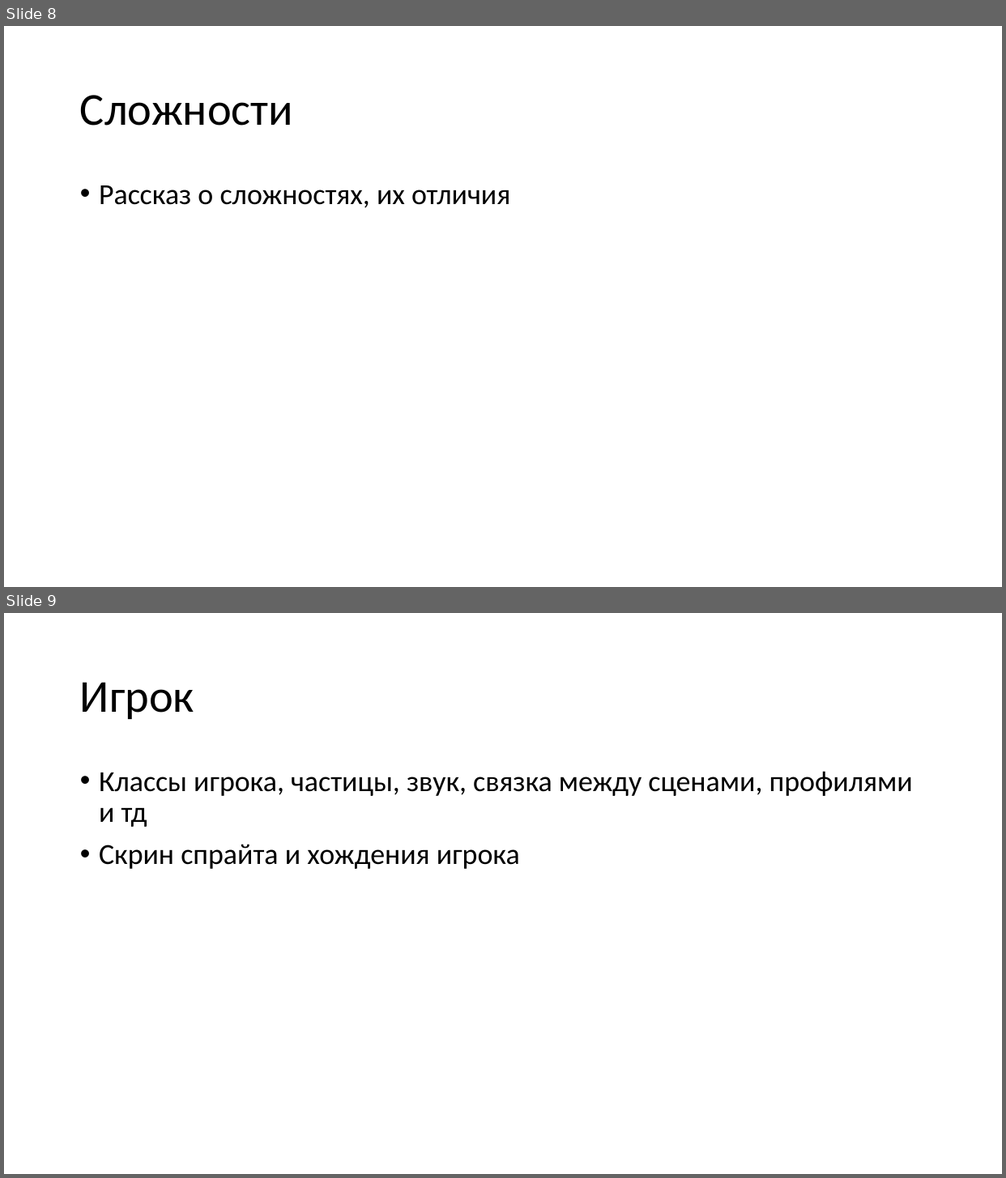
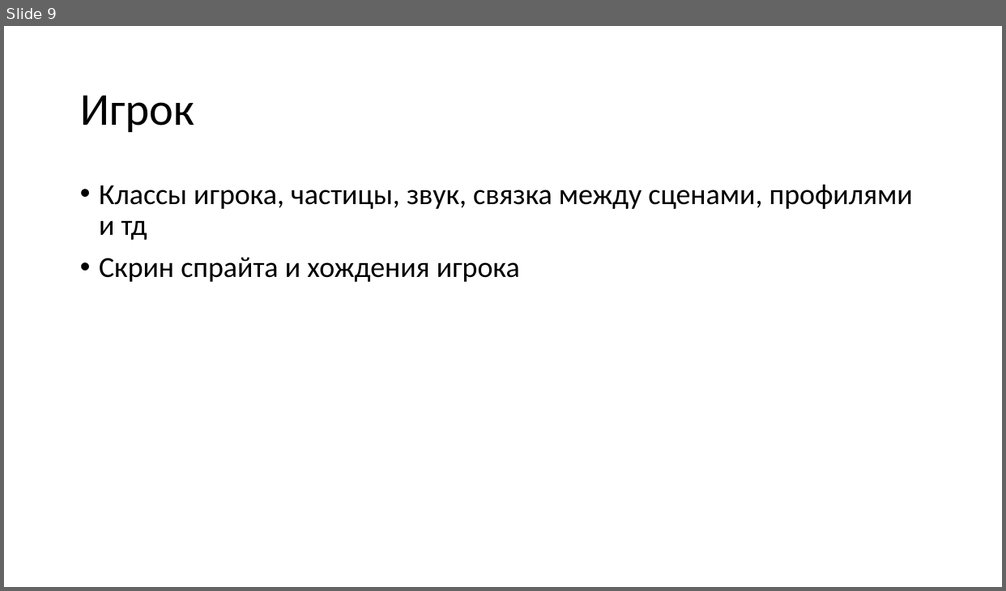
Before and after one commit to txtXD949/parafect, a slide deck: docs/Parafect.pptx. Shown one above the other, each under a label of ours: slides 8 and 9 before the commit, slide 9 after it. The pictures are 1006x1178 and 1006x591 pixels, drawn with LibreOffice and Linux fonts; fonts in the diff are those of the drawing. Boxes give left, top, right and bottom in pixels: in the first picture for what was removed or moved away, otherwise in the second. Text is boxed around its words. In the diff, an @@ line names an element or a change of style, - is before the commit and + after.

```diff
--- a/docs/Parafect.pptx
+++ b/docs/Parafect.pptx
@@ slide 8 removed at <box>4,26,1002,587</box>, background #FFFFFF @@
@@ title removed at <box>80,95,293,126</box> @@
-Сложности
@@ text removed at <box>99,186,510,208</box> @@
-• Рассказ о сложностях, их отличия
```
Also in this commit, not shown: 4 slides changed, 7 slides added, 6 other slides removed, 4 other files.
